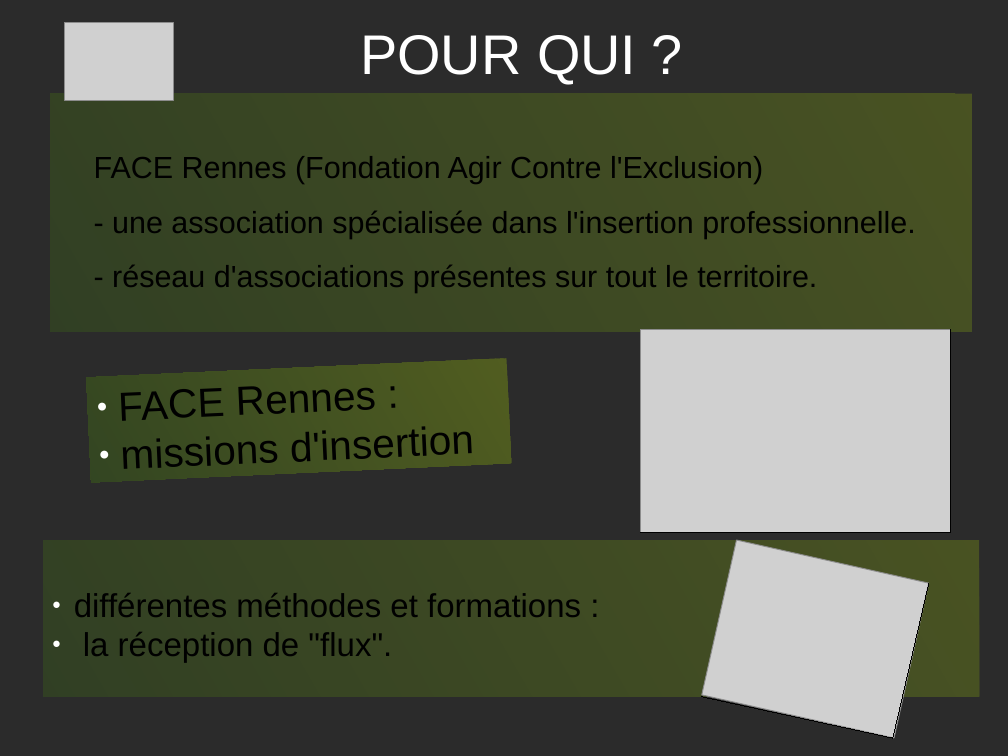
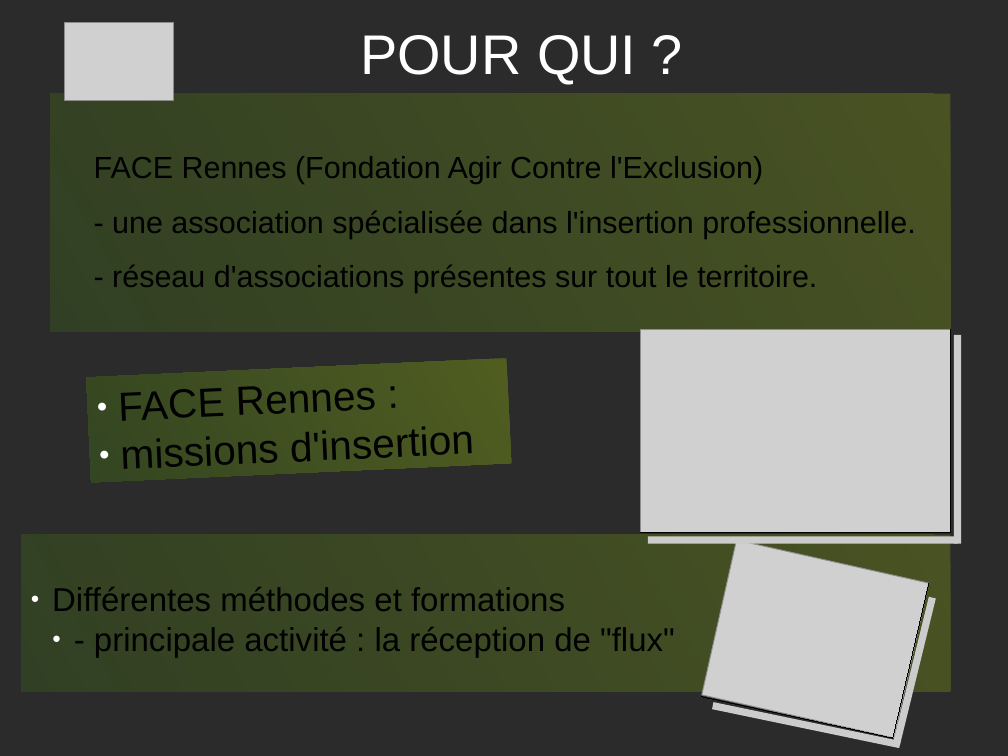
Before and after one commit to PatdeMessac/projets_certif, a slide deck: slide 2 of FACE/Presentation_projet.odp. Drawn at 1008x756 pixels with LibreOffice and Linux fonts; fonts in the diff are those of the drawing; grey boxes stand for pictures; background and template pictures are left out; a plain dark background stands for a picture behind light text. Boxes give left, top, right and bottom in pixels: in the first picture for what was removed or moved away, otherwise in the second. Text is boxed around its words. In the diff, an @@ line names an element or a change of style, - is before the commit and + after.

```diff
--- a/FACE/Presentation_projet.odp
+++ b/FACE/Presentation_projet.odp
@@ text "FACE Rennes (Fondation Agir Contre ...": place and size @@
-text "FACE Rennes (Fondation Agir Contre ..." at [50,93,972,331]
+text "FACE Rennes (Fondation Agir Contre ..." at [50,93,950,331]
@@ line added from (958, 335) to (958, 543), #CCCCCC 5.67 pt @@
@@ rectangle "Différentes méthodes et formations": place and size @@
-rectangle "Différentes méthodes et formations" at [43,541,980,697]
+rectangle "Différentes méthodes et formations" at [22,535,951,692]
@@ line added from (649, 541) to (958, 541), #CCCCCC 5.67 pt @@
@@ text in rectangle at [52,587,675,657]: text changed @@
-● différentes méthodes et formations :
-● la réception de "flux".
+● Différentes méthodes et formations
+  ● - principale activité : la réception de "flux"
@@ line added from (933, 598) to (896, 745), #CCCCCC 5.67 pt @@
@@ line added from (713, 706) to (900, 745), #CCCCCC 5.67 pt @@
```
Also in this commit, not shown: 5 other slides changed, 2 other files.
